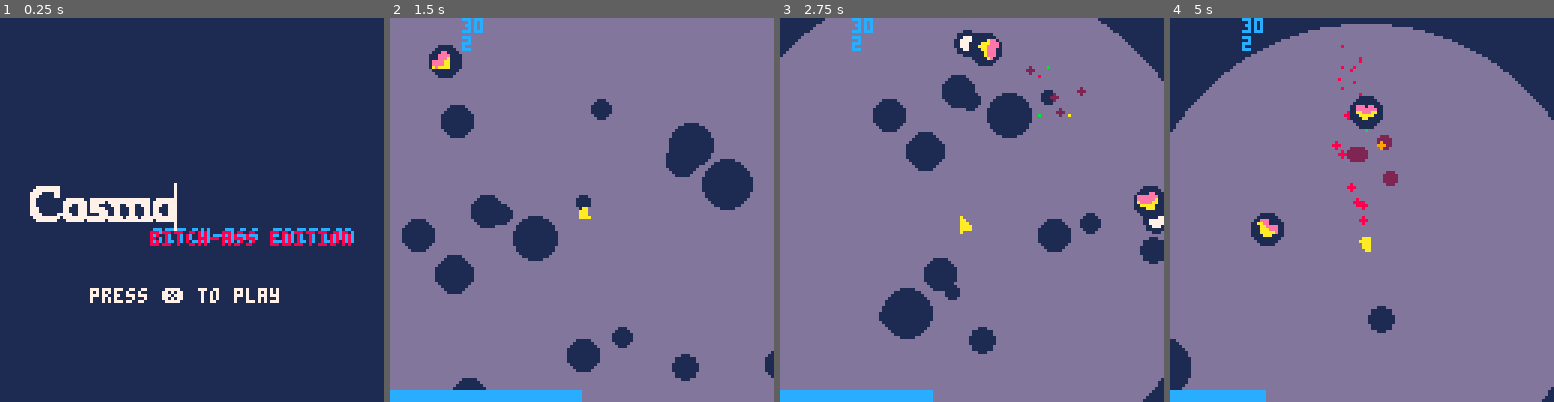
Above: before the commit, frames 1-4 (left to right).
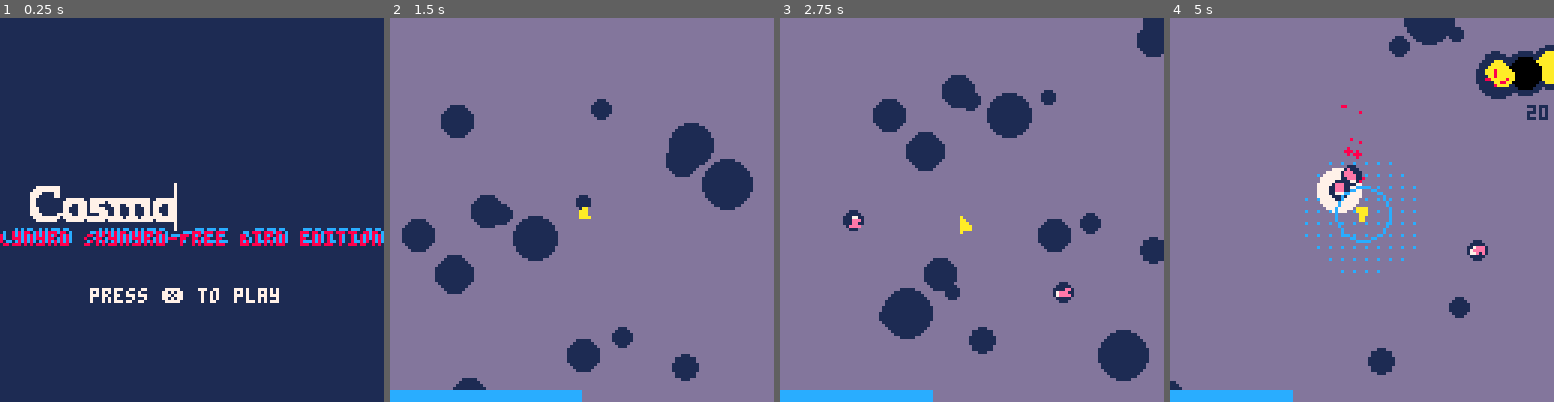
Above: after the commit, the same moments.

Repository: nerisuyu/cosmophidian
Game: PICO-8 cartridge cosmophidian.p8
Two runs of this game, one before a commit and one after it. Both use one fixed random seed, a clock stepped at 60 frames per second and the inputs below.
Inputs:
- Up to frame 1 (0.25 s): no input
- Up to frame 2 (1.5 s): tap X (X key) at 0.33, 1.07 s; tap O (Z key) at 0.7 s
- Up to frame 3 (2.75 s): hold Right 1.6-2.1 s; tap O (Z key) at 1.7, 2.1, 2.5 s; tap X (X key) at 1.85 s; hold Up 2.15-2.42 s; hold Right from 2.47 s (still down)
- Up to frame 4 (5 s): tap O (Z key) every 0.4 s from 2.9 to 4.9 s; tap X (X key) at 2.97, 4.08 s; release Right at 3.03 s; hold Left 3.08-3.58 s; hold Down 3.63-3.97 s; hold Right 4.02-4.68 s; hold Up from 4.73 s (still down)

The runs differ from the first frame. In frame 1, 3.3% of the frame differs, in the area x 0-100%, y 54-60%; in frame 2, 0.9%; in frame 3, 5.3%; in frame 4, 16%, in the area x 0-100%, y 0-100%.

Commit message:
added stages

Diff:
--- a/cosmophidian.p8
+++ b/cosmophidian.p8
@@ -60,8 +60,8 @@
 	pal(7,play_btn_color)
 	spr(208,10,54,-2+tt/2,3)
 	print("press ❎ to play",30,90,play_btn_color)
-	print("bitch-ass edition",51,71+sin(tt/200)*1.9,12)
-	print("bitch-ass edition",50,71-sin(tt/200)*1.9,8)
+	print("Lynyrd Skynyrd-Free Bird edition",1,71+sin(tt/200)*1.9,12)
+	print("Lynyrd Skynyrd-Free Bird edition",0,71-sin(tt/200)*1.9,8)
 
 	line(-6+8*tt/2,55,-6+8*tt/2,70,play_btn_color)
 end
@@ -132,8 +132,7 @@
 	draw_all(list_projectiles)
 	draw_all(list_particles)
 	draw_all(list_enemies)
-	print("time:",cam.x-64,cam.y-64)
-	print(tt/60.0,cam.x-40,cam.y-64)
+
 
 end
 
@@ -153,18 +152,19 @@
 function init_game()
 
 	music(5,100,5)
+	load_stage(stage1)
 	list_stars={}
 	list_enemies={}
 	list_particles={}
 	list_projectiles={}
 	list_animations={}
 	clear_collisions()
-	enemy_volume_max=30
+
 	despawn_distance=180
 	ship={x=64,y=64,dx=0,dy=0,
 						ax=0,ay=0,
-						hp=40,
-						maxhp=40,
+						hp=60,
+						maxhp=60,
 						regen=0.01,//0.02,
 						collider_r=10,
 						damage=2,
@@ -213,15 +213,6 @@
 
 
 
-	cram_enemy({group=list_enemies,
-	volume_added=2,
-	volume=5},
-	template_enemy)
-	cram_enemy({group=list_enemies,
-	volume_added=2,
-	volume=5},
-	template_enemy)
-
 
 
 	add_stars()
@@ -287,8 +278,14 @@
 	//rspr2(sprite,x,y,angle,transparent,pivot_x,pivot_y,x_len,y_len,scale)
 	draw_ship()
 	draw_ui()
+	--[[
 	print(enemy_volume_max,cam.x-40,cam.y-64)
 	print(#list_enemies,cam.x-40,cam.y-58)
+	print(enemy_count_max,cam.x-30,cam.y-58)
+	print(enemy_points,cam.x-40,cam.y-52)
+	print(current_stage.name,cam.x-20,cam.y-64)
+	//print(#current_stage.cards,cam.x,cam.y)
+	print(current_stage.cards[1][3],cam.x,cam.y)]]
 end
 
 function draw_ui()
@@ -580,20 +577,7 @@
 		collision_regions[i][j].fprojectile={}
 	end
 end
---[[
-function cr_get_region(a)
-	local i=1+cr_border+flr((a.x-cam.x+64)*(cr_dimensions)/(128+2*cr_border*cr_cell))
-	local j=1+cr_border+flr((a.y-cam.y+64)*(cr_dimensions)/(128+2*cr_border*cr_cell))
-	return i,j
-end
-
-function cr_is_on_screen(a)
-	return a.x-cam.x+64>0-cr_cell
-		and a.x-cam.x+64<128+cr_cell*cr_border
-		and a.y-cam.y+64>0-cr_cell*cr_border
-		and a.y-cam.y+64<128+cr_cell*cr_border
-end
-]]
+
 
 function cr_get_region(a)
 	return 4+flr((a.x-cam.x+64)*(3)/(64)),4+flr((a.y-cam.y+64)*(3)/(64))
@@ -770,159 +754,7 @@
 end
 
 
-	--[[
-function manage_collisions()
-	for i=2,cr_dimensions-1 do
-		for j=2,cr_dimensions-1 do
-			for p in all(collision_regions[i][j].fprojectile) do
-				for u=i-1,i+1 do
-					for y=j-1,j+1 do
-					collide_in_region(p,u,y)
-					end
-				end
-			end
-		end
-	end
-	i=1
-		for j=2,cr_dimensions-1 do
-			for p in all(collision_regions[i][j].fprojectile) do
-				collide_in_region(p,i,j)
-				collide_in_region(p,i+1,j)
-				collide_in_region(p,i,j+1)
-				collide_in_region(p,i,j-1)
-			end
-		end
-	i=cr_dimensions
-		for j=2,cr_dimensions-1 do
-			for p in all(collision_regions[i][j].fprojectile) do
-				collide_in_region(p,i,j)
-				collide_in_region(p,i,j+1)
-				collide_in_region(p,i-1,j)
-				collide_in_region(p,i,j-1)
-			end
-		end
-	j=1
-		for i=2,cr_dimensions-1 do
-				for p in all(collision_regions[i][j].fprojectile) do
-				collide_in_region(p,i,j)
-				collide_in_region(p,i+1,j)
-				collide_in_region(p,i-1,j)
-				collide_in_region(p,i,j+1)
-			end
-		end
-	j=cr_dimensions
-		for i=2,cr_dimensions-1 do
-			for p in all(collision_regions[i][j].fprojectile) do
-				collide_in_region(p,i,j)
-				collide_in_region(p,i-1,j)
-				collide_in_region(p,i+1,j)
-				collide_in_region(p,i,j-1)
-			end
-		end
-end
-]]
-
---[[
-function manage_collisions()
-	for i=2,cr_dimensions-1 do
-		for j=2,cr_dimensions-1 do
-			for p in all(collision_regions[i][j].fprojectile) do
-				collide_in_region(p,i,j)
-				collide_in_region(p,i+1,j)
-				collide_in_region(p,i-1,j)
-				collide_in_region(p,i,j+1)
-				collide_in_region(p,i,j-1)
-				collide_in_region(p,i-1,j-1)
-				collide_in_region(p,i+1,j-1)
-				collide_in_region(p,i+1,j+1)
-				collide_in_region(p,i-1,j+1)
-			end
-		end
-	end
-	i=1
-		for j=2,cr_dimensions-1 do
-			for p in all(collision_regions[i][j].fprojectile) do
-				collide_in_region(p,i,j)
-				collide_in_region(p,i+1,j)
-				collide_in_region(p,i,j+1)
-				collide_in_region(p,i,j-1)
-			end
-		end
-	i=cr_dimensions
-		for j=2,cr_dimensions-1 do
-			for p in all(collision_regions[i][j].fprojectile) do
-				collide_in_region(p,i,j)
-				collide_in_region(p,i,j+1)
-				collide_in_region(p,i-1,j)
-				collide_in_region(p,i,j-1)
-			end
-		end
-	j=1
-		for i=2,cr_dimensions-1 do
-				for p in all(collision_regions[i][j].fprojectile) do
-				collide_in_region(p,i,j)
-				collide_in_region(p,i+1,j)
-				collide_in_region(p,i-1,j)
-				collide_in_region(p,i,j+1)
-			end
-		end
-	j=cr_dimensions
-		for i=2,cr_dimensions-1 do
-			for p in all(collision_regions[i][j].fprojectile) do
-				collide_in_region(p,i,j)
-				collide_in_region(p,i-1,j)
-				collide_in_region(p,i+1,j)
-				collide_in_region(p,i,j-1)
-			end
-		end
-end
-]]--
-
---[[
-function draw_collisions()
-	local h=(cr_border*2*cr_cell+128)/(cr_dimensions)
-
-	for p in all(player_collisions) do
-		circ(p.x,p.y,p.collider_r+1,0)
-		print(p.damage,p.x,p.y+5,0)
-
-	end
-		circ(ship.x,ship.y,ship.collider_r,0)
-		circ(ship.x,ship.y,2,0)
-
-	for i=1,cr_dimensions do
-		for j=1,cr_dimensions do
-			for p in all(collision_regions[i][j].fprojectile) do
-				circ(p.x,p.y,p.collider_r,0)
-			end
-			for p in all(collision_regions[i][j].enemies) do
-				circ(p.x,p.y,p.collider_r,9)
-			end
-		rect(cam.x+(i-1)*h-64-cr_cell*cr_border,
-							cam.y+(j-1)*h-64-cr_cell*cr_border,
-							cam.x+(i)*h-64-cr_cell*cr_border,
-							cam.y+(j)*h-64-cr_cell*cr_border,
-							0)
-		//print(#collision_regions[i][j].fprojectile,
-		--					cam.x+(i-1)*h-64,
-		--					cam.y+(j-1)*h-64,7)
-		--print(#collision_regions[i][j].enemies,
-		--					cam.x+(i-1)*h-64+10,
-		--					cam.y+(j-1)*h-64,7)
-		if collision_regions[i][j].is_colliding
-		 then
-			rect(cam.x+(i-1)*h-64-25-cr_cell*cr_border,
-							cam.y+(j-1)*h-64-25-cr_cell*cr_border,
-							cam.x+(i)*h-64+25-cr_cell*cr_border,
-							cam.y+(j)*h-64+25-cr_cell*cr_border,
-							10)
-			print(i,cam.x+10,cam.y-10,15)
-			end
-		end
-	end
-end
-]]
--->8
+
 
 
 
@@ -939,43 +771,31 @@
 movement_vector={x=0,y=0}
 prev_ship_position={x=0,y=0}
 function manage_enemy_spawning()
-		if tt%120==0 then
-			local current_position={x=ship.x,y=ship.y}
-			movement_vector.x=(current_position.x-prev_ship_position.x)/120
-			movement_vector.y=(current_position.y-prev_ship_position.y)/120
-			prev_ship_position = current_position
-		end
-
-	if tt>2 and tt%30==0 and not is_boss_spawned then
-
-
-
---[[
-	cram_enemy({group=list_enemies,
-	volume_added=10,
-	volume=20},
-	template_snake)
-
-	cram_enemy({group=list_enemies,
-			volume=30,
-			scale=1.5,
-			c1=7,
-			spr=4,
-			c2=1,
-			volume_added=0.5,
-			collider_r=8,
-			draw=drw_enemy_rsprite,
-			on_hit={fx_dissolve,oh_take_damage},
-			update={bh_face_towards_ship,bh_shoot, bh_hitbox}},
-		template_enemy)
-
-
-
-		]]
-
-		if enemy_volume_max>200 and not is_boss_spawned then
-				is_boss_spawned=true
-				spawn_boss({x=ship.x,y=ship.y})
+	if tt%120==0 then
+		local current_position={x=ship.x,y=ship.y}
+		movement_vector.x=(current_position.x-prev_ship_position.x)/120
+		movement_vector.y=(current_position.y-prev_ship_position.y)/120
+		prev_ship_position = current_position
+	end
+	local interval=current_stage.interval or 30
+	if tt>20 and tt%interval==0 then
+		if enemy_points<current_stage.goal then
+			local ent=current_stage.cards[flr(1+rnd(#current_stage.cards))]
+
+			cram_enemy({group=list_enemies,
+				volume=ent[2],
+				volume_added=ent[3]
+			},ent[1])
+
+
+		else
+			if current_stage.next then
+				load_stage(current_stage.next)
+			elseif not boss_spawned then
+					boss_spawned=true
+					spawn_boss({x=ship.x,y=ship.y})
+
+			end
 		end
 	end
 end
@@ -1013,13 +833,28 @@
 end
 ]]
 
+
+
+
+function load_stage(self)
+	enemy_points=0
+	enemy_count_max=self.max_enemies
+	enemy_volume_max=self.volume
+	current_stage=self
+end
+
+
 function cram_enemy(args,template)
-	if get_table_combination(args,template).volume<=
-	get_available_enemy_volume(get_table_combination(args,template).group)
+	if get_table_combination(args,template).volume<=get_available_enemy_volume(get_table_combination(args,template).group) and #list_enemies!=enemy_count_max
 	then
 		add_object(get_table_combination(get_enemy_spawn_location(),args),template)
 	end
 end
+…(5 lines of a section not shown)…
 -->8
 //enemies and snakes
 //stars, particles and projectiles
@@ -1190,7 +1025,7 @@
 //can be invincible
 //can die
 function bh_remove_if_far_away(self,distance)
-	local d = 180 or distance
+	local d = 250 or distance
 	if  self.remove_if_far then
 		if get_distance(self,ship)>=d
 		then
@@ -1374,28 +1209,26 @@
 end
 
 function bh_shoot(self)
-	//local ang=get_angle(self,ship)
-	if (tt)%100==0 then //
-	for i=0,0 do
+	if (tt+self.seed)%100==0 then
 		sfx(39,3)
 		//shoot_missile(self,ship)
-
-	add_object(
-		{
-		group=list_projectiles,
-		friendly=false,
-		x=self.x,
-		y=self.y,
-		radia=7,
-		seed=i/3,
-		c1=7,
-		c2=outline,
-		angle=self.angle1 or self.angle,
-		on_death={fx_dissolve,remove_object}},
-		template_bullet)
-
-		end
-
+		add_object(
+			{group=list_projectiles,
+			friendly=false,
+			x=self.x,
+			y=self.y,
+			c1=7,
+			c2=outline,
+			angle=self.angle1 or self.angle,
+			on_death={fx_dissolve,remove_object}},
+			template_bullet)
+	end
+end
+
+function bh_shoot_missile(self)
+	if (tt+self.seed)%100==0 then
+		sfx(39,3)
+		shoot_missile(self,ship)
 	end
 end
 
@@ -1495,6 +1328,7 @@
 		end
 		//rspr(7,	self.x,self.y,self.angle,0,1)
 		pal()
+		print(self.hp,self.x+10,self.y+10)
 end
 
 function drw_boss(self)
@@ -1545,7 +1379,9 @@
 	end
 function drw_enemy_rsprite(self)
 	local ol = outline
-	if self.invincible>0 then ol=outline2 end
+	if self.invincible>0 then
+		ol=outline2
+	end
 	circfill(self.x,self.y,self.collider_r,ol)
 	drw_rsprite(self)
 	//print(self.hp,self.x,self.y+20)
@@ -1716,16 +1552,16 @@
 function deflect_fish(self,other)
 	local ca,sa=trig(0.5+get_angle(self,other))
 	self.speed=0
-	self.parry+=70
+	self.parry+=80
 	add_animation(function ()
 		self.invincible+=10
 		self.friendly=true
 
 		while(self.parry!=0) do
 			self.parry-=1
-			add_enemy_projectile_collider(self)
-			self.x+=ca
-			self.y+=sa
+			self.angle+=0.1
+			self.x+=ca*1.5
+			self.y+=sa*1.5
 			yield()
 		end
 		self.speed=self.maxspeed
@@ -1750,7 +1586,7 @@
 end
 
 function od_raise_enemy_volume(self)
-	enemy_volume_max+=self.volume_added
+	enemy_points+=self.volume_added
 end
 
 function od_drop_pellets(self)
@@ -1830,7 +1666,7 @@
 	local p0_x,p0_y = self.x, self.y
 	local p3_x,p3_y,p2_x,p2_y = other.x+other.dx*lifespan, other.y+other.dy*lifespan,p0_x+randb(-50,50), p0_y+randb(-50,50)
 	local p1_x,p1_y = (p0_x+p2_x)/2+randb(-50,50), (p0_y+p2_y)/2+randb(-50,50)
-	add_object({group=list_particles,
+	add_object({group=list_projectiles,
 		x=p3_x,
 		y=p3_y,
 		collider_r=8,
@@ -1920,7 +1756,7 @@
 
 template_explosion={
 	parent=template_basic_particle,
-	damage=10,
+	damage=15,
 	collider_r=10,
 	c1=7,
 	c2=7,
@@ -1948,18 +1784,18 @@
 	collider_r_cycle={2,2},
 	fillp_cycle={0,0,0,0b0010001000100010.1,0b0011001100110011.1,0b1011101110111011.1},
 	//fillp_cycle={0,0,0,0b1010000010100000.1,0b1010010110100101.1,0b1011111010111110.1},
-	maxhp=0,
-	hp=0,
+	maxhp=15,
+	hp=15,
 	draw=function(self)
 		if cr_is_on_screen(self) then
-			--[[if self.fillp!= 0 then
+			if self.fillp!= 0 then
 			fillp(self.fillp)
 			circfill(self.x,self.y,self.collider_r,self.c1)
 			fillp()
-			else]]
+			else
 			circfill(self.x,self.y,self.collider_r,self.c1)
-
-	end
+			end
+		end
 	end,
 	update={bh_tick_hp,bh_cycle_pallete_and_size},
 	on_death={remove_object}
@@ -2007,18 +1843,7 @@
 }]]
 
 function bh_turn_faster(self)
-	local dist=get_distance(self,ship)
-	self.speed=self.maxspeed*2^(-dist/100)
-	self.turning_d=0.0005*10^(dist/60)
-	--[[
-	if(dist>=100) then
-
-		self.speed=ship.maxspeed/2
-		self.turning_d=0.03
-	else
-		self.speed=self.maxspeed
-		self.turning_d=0.001
-	end]]
+	self.turning_d=0.0005*15^(get_distance(self,ship)/80)
 end
 
 template_enemy={
@@ -2026,20 +1851,44 @@
 	hp_pellets=1,
 	laser_pellets=1,
 	remove_if_far=true,
-	speed=1,
-	maxspeed=2,
+	speed=1.7,
+	maxspeed=1.7,
 	scale=0.8,
 	turning_d=0.001,
 	collider_r=5,
 	spr=6,
 	c1=4,
 	c2=0,
-	hp=12,
+	hp=20,
 	damage=6,
 	inv_damage=15,
 	is_parriable=true,
     draw=drw_enemy_rsprite,
 	update={bh_slow_down,bh_hitbox,bh_face_towards_ship,bh_fly_straight,bh_shoot,bh_turn_faster},
+	on_hit={oh_take_damage},
+	on_death={function() sfx(40,3) end,remove_object,od_raise_enemy_volume,od_drop_pellets,fx_explode},
+	on_parry={oh_knockback_self}
+	}
+
+template_enemy_shooter={
+	parent=template_enemy,
+	hp_pellets=1,
+	laser_pellets=1,
+	remove_if_far=true,
+	speed=0,
+	maxspeed=0,
+	scale=0.9,
+	turning_d=0.002,
+	collider_r=5,
+	spr=4,
+	c1=4,
+	c2=0,
+	hp=20,
+	damage=6,
+	inv_damage=15,
+	is_parriable=true,
+	draw=drw_enemy_rsprite,
+	update={bh_slow_down,bh_hitbox,bh_face_towards_ship,bh_shoot_missile},
 	on_hit={oh_take_damage},
 	on_death={function() sfx(40,3) end,remove_object,od_raise_enemy_volume,od_drop_pellets,fx_explode},
 	on_parry={oh_knockback_self}
@@ -2060,23 +1909,36 @@
 	snake_width=5,
 	sd_rate=0.95,
 	hp=20,
-	l=10,
+	l=18,
 	damage=8,
 	inv_damage=20,
 	laser_pellets=5,
 	is_parriable=true,
-	update={bh_snake_towards_ship,bh_slow_down,bh_hitbox,bh_update_snake},
+	update={bh_turn_faster,bh_snake_towards_ship,bh_slow_down,bh_hitbox,bh_update_snake},
     draw=drw_snake,
     on_hit={oh_take_damage},
 	on_death={fx_explode,od_die_snake,od_raise_enemy_volume,od_drop_pellets,function() background=13 outline=1 void=1 end},
 	on_parry={op_turnaround,oh_knockback_self,oh_knockback_other,fx_ff}
 	}
 
+
+
+
+function od_spawn_explosion(self)
+	local expl=add_object({group=list_projectiles,
+	hp=5,
+	damage=15,
+	friendly=self.friendly,
+	x=self.x,
+	y=self.y},
+template_explosion)
+end
+
 template_enemy_fish=
 {	parent=template_enemy,
 	hp_pellets=2,
 	laser_pellets=1,
-	hp=3,
+	hp=1,
 	c1=0,
 	c2=1,
 	spr=3,
@@ -2084,10 +1946,11 @@
 	collider_r=3,
 	turning_d=0.05,
 	scale=0.5,
-	damage=3,
+	damage=1,
+	inv_damage=0,
 	update={bh_fish_towards_ship,bh_hitbox},
 	on_hit={oh_take_damage,oh_if_ship_then_die,function() sfx(41,3)end},
-	on_death={od_spawn_explosion,function() sfx(40,3)end,fx_explode,remove_object,od_raise_enemy_volume,od_drop_pellets},
+	on_death={function() sfx(40,3)end,fx_explode,remove_object,od_raise_enemy_volume,od_drop_pellets,od_spawn_explosion},
 	draw=drw_enemy_rsprite,
 	on_parry={fx_ff,deflect_fish,fx_explode}//oh_knockback_self}
 }
@@ -2121,16 +1984,24 @@
 	on_parry={}
 	}
 
+	function boss_continue(self,func)
+		if(self.hp>0) then
+			func(self)
+		else
+			background=(background+1)%16
+		end
+	end
+
 
 function bh_boss(self)
 	if not self.activated then
 		self.activated=true
 		music(21)
 		boss_unwind(self)
-
-	end
-
-end
+	end
+end
+
+
 
 function boss_wander(self)
 	add_animation(function ()
@@ -2154,7 +2025,9 @@
 				yield()
 			end
 		end)
-		boss_charge(self)
+
+		boss_continue(self,boss_charge)
+
 	end)
 end
 
@@ -2169,7 +2042,7 @@
 			yield() end
 		self.turning_d=0.001
 		self.speed=1
-		boss_wander(self)
+		boss_continue(self,boss_wander)
 		end)
 end
 
@@ -2182,7 +2055,7 @@
 			self.angle+=0.01-0.01*(i/160)^0.6
 			yield()
 		end
-		boss_wander(self)
+		boss_continue(self,boss_wander)
 		end)
 end
 
@@ -2204,38 +2077,43 @@
 
 
 
-function od_spawn_explosion(self)
-	local expl=add_object({group=list_particles,
-	hp=7,
-	friendly=self.friendly,
-	x=self.x,
-	y=self.y},
-template_explosion)
-end
-…(6 lines of a section not shown)…
-ship_d_o={
-	parent=template_empty,
-	c1=4,
-	draw=function(self)
-		spr(112+32*flr(1.5+(1.4*sin(tt/250))),self.x-10,self.y-8,6,2)
-	end
-		}
+…(8 lines of a section not shown)…
+stage3={
+	name="Stage 3",
+	cards={{template_enemy,7,2},{template_enemy_fish,2,1},{template_boss,30,2}},
+	max_enemies=12,
+	volume=50,
+	goal=40
+}
+
+stage2={
+	name="Stage 2",
+	cards={{template_enemy,7,2},{template_enemy_fish,2,1},{template_enemy_shooter,30,2}},
+	max_enemies=12,
+	volume=50,
+	goal=30,
+	next=stage3
+}
 
 stage1={
-	cards={},
-
-	update={},
-	condition="ass",
-	next={}
+	name="Stage 1",
+	cards={{template_enemy_fish,0.5,1},{template_snake,45,1}},
+	max_enemies=20,
+	volume=50,
+	goal=30,
+	interval=20,
+	next=stage2
 }
 
 
--->8
+-->8xx
 //rspr, screenshake
 //collide, square, pifagor
 //randb
@@ -2436,14 +2314,14 @@
 
 
 __gfx__
-00000000111aa111111771111117711111888811000000000000000000c00c000007700000000000006c000000076c0000000000002220000088880000000000
-00000000111aa11111177111111771111188881100000000000aa0000111111007777770000000000c000000000000c000a0a000022222000800008000000000
-00700700111aa11111177111117ee711118cc811000cc00000aaaa0011c11c110777777000070000c00000000000000c00a0a000222722208880880800000000
-0007700011aaaa11117aa71111eeee1111cccc11000cc0000aaaaaa01cc11cc17777777700777000600000077000000c00a0a000227792208088000800000000
-0007700011aaaa11117aa711111ee111111cc11100cccc00aaeeeeaa1c1111c17777777777777770700000067000000600000000222922208008800800000000
-0070070011aaaa1111aaaa11111ee111111cc1110cccccc0eeeeeeee1111111107777770000000000000000cc00000000a000a00022222008080080800000000
-000000001aaaaaa11aaaaaa111eeee1111cccc11000000000ee00ee0111111110777777000000000000000c0060000000aaaaa00002220008800008800000000
-000000001aaaaaa11aaaaaa111e11e1111c11c110000000000000000011111100007700000000000000cc60000cc000000000000000000000888888000000000
+00000000111aa111111771111117711100e00e00000000000000000000c00c000007700000000000006c000000076c0000000000002220000088880000000000
+00000000111aa111111771111117711100e00e0000000000000aa0000111111007777770000000000c000000000000c000a0a000022222000800008000000000
+00700700111aa11111177111117ee71100e00e00000cc00000aaaa0011c11c110777777000070000c00000000000000c00a0a000222722208880880800000000
+0007700011aaaa11117aa71111eeee1100e00e00000cc0000aaaaaa01cc11cc17777777700777000600000077000000c00a0a000227792208088000800000000
+0007700011aaaa11117aa711111ee11100eaae0000cccc00aaeeeeaa1c1111c17777777777777770700000067000000600000000222922208008800800000000
+0070070011aaaa1111aaaa11111ee111eeeaaeee0cccccc0eeeeeeee1111111107777770000000000000000cc00000000a000a00022222008080080800000000
+000000001aaaaaa11aaaaaa111eeee110eeeeee0000000000ee00ee0111111110777777000000000000000c0060000000aaaaa00002220008800008800000000
+000000001aaaaaa11aaaaaa111e11e1100eeee000000000000000000011111100007700000000000000cc60000cc000000000000000000000888888000000000
 1eeee11011eeee100000000000000000000000000000000000000000000000000000000000000000000000000000000000000000000000000000000000000000
 1eeeec101ceeee100000000000000000000000000000000000000000000000000000000000000000000000000000000000000000000000000000000000000000
 1eeeecc0cceeee100000000000000000000000000000000000000000000000000000000000000000000000000000000000000000000000000000000000000000
Not shown, changed: cosmophidian.js
Not shown, changed: cosmophidian.zip
